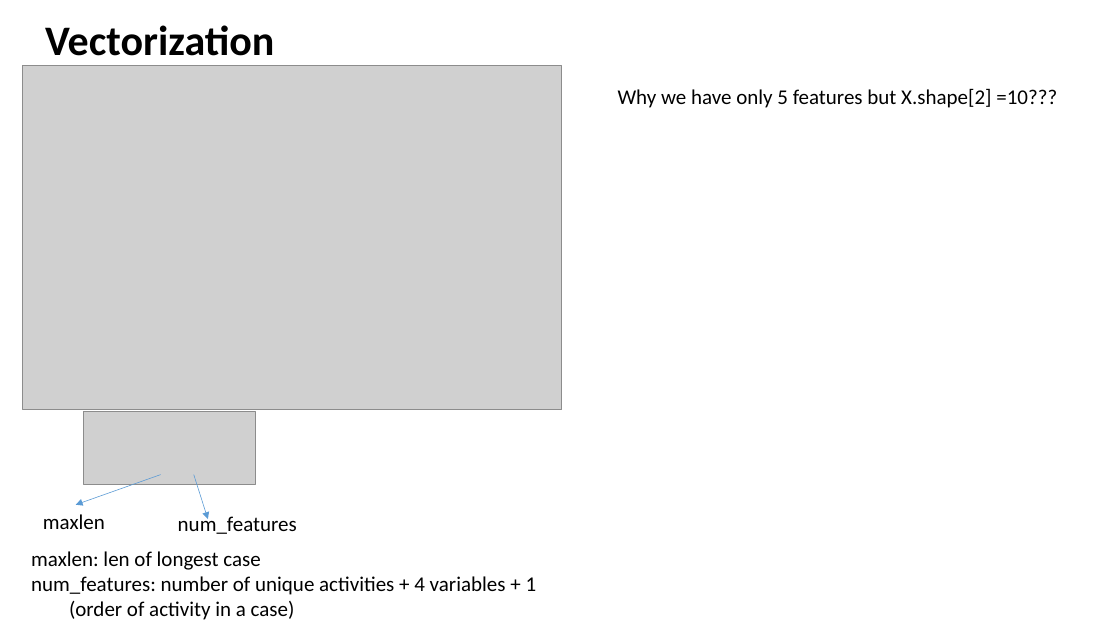
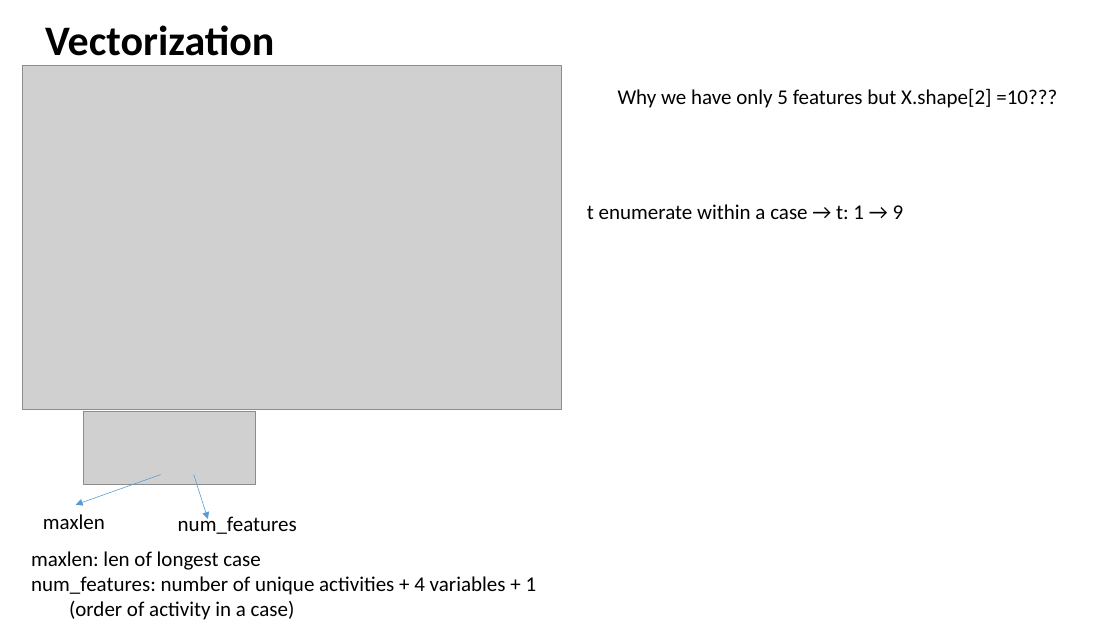
Before and after one commit to guptam/process-sequence, a slide deck: slide 9 of report.pptx. Drawn at 1120x630 pixels with LibreOffice and Linux fonts; fonts in the diff are those of the drawing; grey boxes stand for pictures. Boxes give left, top, right and bottom in pixels: in the first picture for what was removed or moved away, otherwise in the second. Text is boxed around its words. In the diff, an @@ line names an element or a change of style, - is before the commit and + after.

```diff
--- a/report.pptx
+++ b/report.pptx
@@ text added at box(587, 204, 904, 219), 18 pt, text #000000 @@
+t enumerate within a case → t: 1 → 9
```
Also in this commit, not shown: 1 other slide changed, 4 slides added, 1 slide removed.
